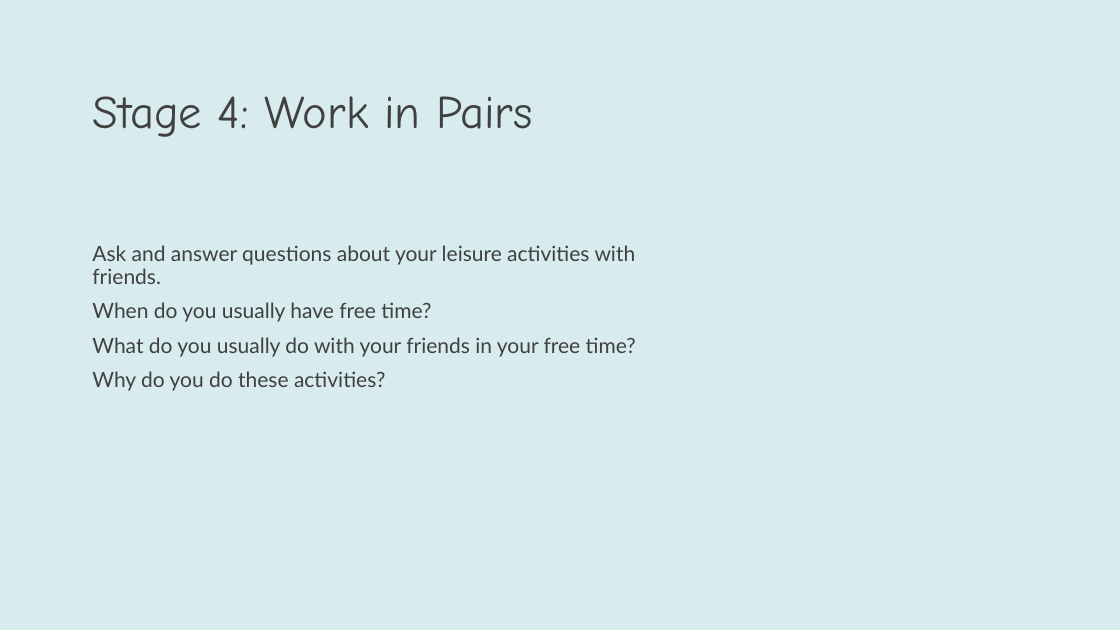
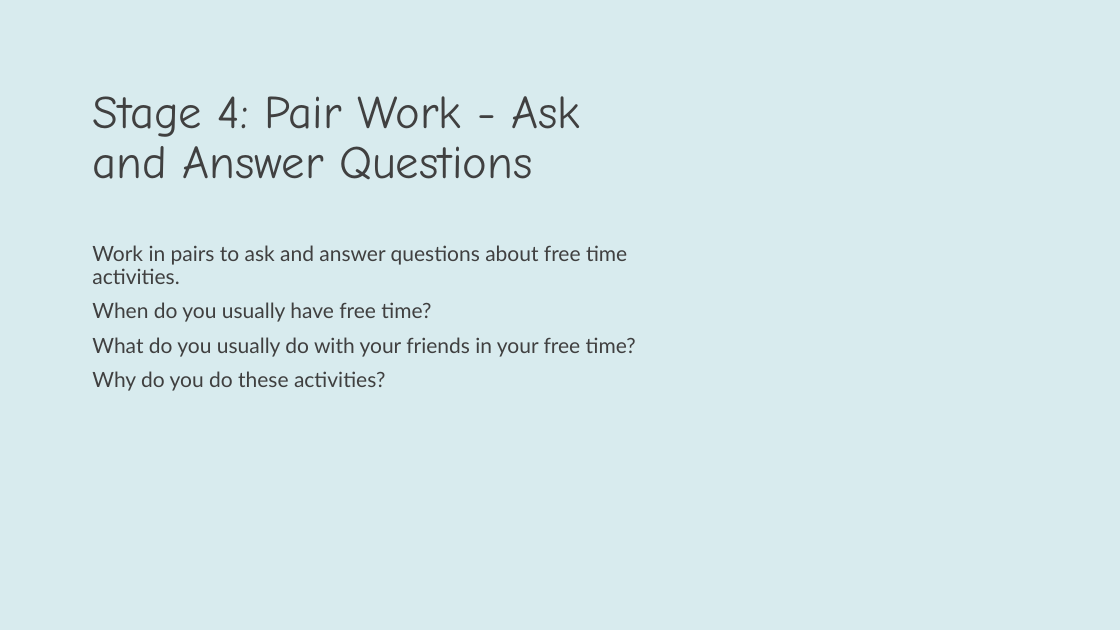
Before and after one commit to YuSh1nafk/IPR2026, a slide deck: slide 52 of back_end/outputs/Global_Success_Book_4_Presentation.pptx (slide 56 before the commit). Drawn at 1120x630 pixels with LibreOffice and Linux fonts; fonts in the diff are those of the drawing. Boxes give left, top, right and bottom in pixels: in the first picture for what was removed or moved away, otherwise in the second. Text is boxed around its words. In the diff, an @@ line names an element or a change of style, - is before the commit and + after.

```diff
--- a/back_end/outputs/Global_Success_Book_4_Presentation.pptx
+++ b/back_end/outputs/Global_Success_Book_4_Presentation.pptx
@@ title at [92,96,580,180]: text changed @@
-Stage 4: Work in Pairs
+Stage 4: Pair Work - Ask and Answer Questions
@@ text at [92,245,627,284]: text changed @@
-Ask and answer questions about your leisure activities with friends.
+Work in pairs to ask and answer questions about free time activities.
```
Also in this commit, not shown: 49 other slides changed, 4 slides added, 9 slides removed, 24 other files.
